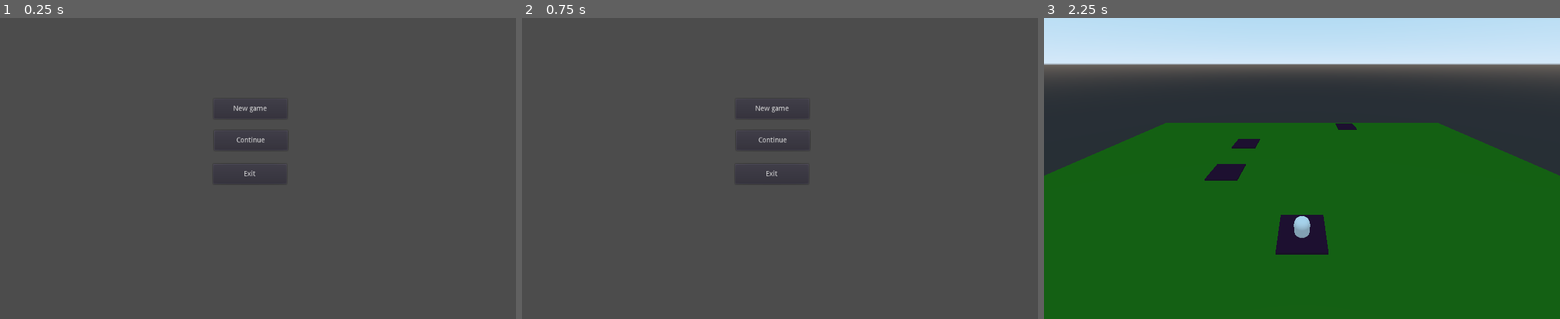
Above: before the commit, frames 1-3 (left to right).
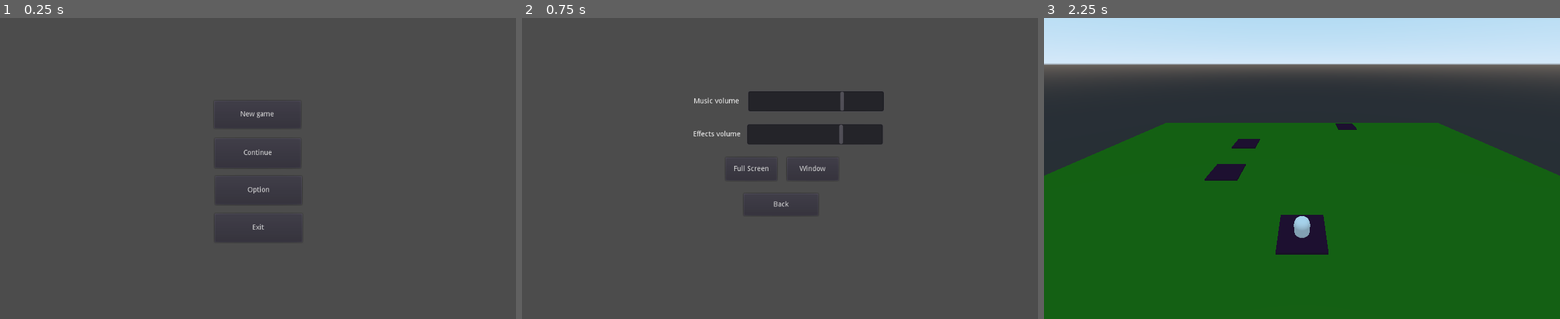
Above: after the commit, the same moments.

Repository: tpgame-spbstu/Tabletop-roguelike
Game: Godot game, scene res://main_menu.tscn
Two runs of this game, one before a commit and one after it. Both use one fixed random seed, a clock stepped at 60 frames per second and the inputs below.
Inputs (mouse positions are in pixels of both pictures, inside the frame that each line leads up to):
- Up to frame 1 (0.25 s): no input
- Up to frame 2 (0.75 s): click (780, 189) at 0.5 s, where only the run after the commit has a clickable "Option"
- Up to frame 3 (2.25 s): click (1302, 204) at 1.25 s, where only the run after the commit has a clickable "Back"; click "New game" at 2 s

The runs differ from the first frame. In frame 1, 0.4% of the frame differs, in the area x 41-58%, y 29-75%; in frame 2, 3.8%, in the area x 33-71%, y 24-66%; in frame 3, nothing differs.

Commit message:
Добавил меню настроек #59

Diff:
--- /dev/null
+++ b/game_settings.gd
@@ -0,0 +1,20 @@
+extends Node
+
+#Audio
+
+signal change_music_settings
+signal change_effects_settings
+
+var music_value = -15
+var effects_value = -15
+const max_value = 5
+const min_value = -65
+const general_volume = max_value - min_value
+
+func set_music_volume(value):
+	music_value = value/100*general_volume + min_value
+	emit_signal("change_music_settings")
+
+func set_effects_volume(value):
+	effects_value = value/100*general_volume + min_value
+	emit_signal("change_effects_settings")
--- a/main_menu.gd
+++ b/main_menu.gd
@@ -1,4 +1,15 @@
 extends Control
+
+
+func _ready():
+	$main.show()
+	$OptionMenu.hide()
+	$OptionMenu/MusicScroll.value = 70
+	$OptionMenu/EffectsScroll.value = 70
+	$AudioStreamPlayer.playing = true
+	GameSettings.connect("change_music_settings",self, "_on_change_music_value")
+	GameSettings.set_music_volume($OptionMenu/MusicScroll.value)
+	GameSettings.set_effects_volume($OptionMenu/EffectsScroll.value)
 
 
 
@@ -10,20 +21,45 @@
 	var gameConfig = GameLoadManager.generate_new_game()
 	var mapScene = preload("res://map.tscn").instance()
 	self.get_parent().add_child(mapScene)
+	$AudioStreamPlayer.playing = false
+	self.hide()
 	mapScene.initialize(gameConfig)
+	yield(mapScene,"return_to_main_menu")
+	print("ok")
+	mapScene.queue_free()
+	self.show()
+	$AudioStreamPlayer.playing = true
+
+func _on_continue_pressed():
+	var gameConfig = GameLoadManager.load_game()
+	var mapScene = preload("res://map.tscn").instance()
+	self.get_parent().add_child(mapScene)
 	self.hide()
+	mapScene.initialize(gameConfig)
 	yield(mapScene,"return_to_main_menu")
 	print("ok")
 	mapScene.queue_free()
 	self.show()
 
-func _on_continue_pressed():
-	var gameConfig = GameLoadManager.load_game()
-	var mapScene = preload("res://map.tscn").instance()
-	self.get_parent().add_child(mapScene)
-	mapScene.initialize(gameConfig)
-	self.hide()
-	yield(mapScene,"return_to_main_menu")
-	print("ok")
-	mapScene.queue_free()
-	self.show()
+func _on_option_pressed():
+	$main.hide()
+	$OptionMenu.show()
+
+func _on_back_pressed():
+	$main.show()
+	$OptionMenu.hide()
+
+func _on_fullscreen_pressed():
+	OS.set_window_fullscreen(true)
+
+func _on_windscreen_pressed():
+	OS.set_window_fullscreen(false)
+
+func _on_music_scrolling():
+	GameSettings.set_music_volume($OptionMenu/MusicScroll.value)
+
+func _on_effects_scrolling():
+	GameSettings.set_effects_volume($OptionMenu/EffectsScroll.value)
+
+func _on_change_music_value():
+	$AudioStreamPlayer.volume_db = GameSettings.music_value
--- a/main_menu.tscn
+++ b/main_menu.tscn
@@ -5,35 +5,183 @@
 [node name="main_menu" type="Control"]
 anchor_right = 1.0
 anchor_bottom = 1.0
+grow_horizontal = 2
+grow_vertical = 2
 script = ExtResource( 1 )
 __meta__ = {
 "_edit_use_anchors_": false
 }
 
-[node name="NewGame" type="Button" parent="."]
-margin_left = 424.0
-margin_top = 161.0
-margin_right = 570.0
-margin_bottom = 201.0
+[node name="main" type="Control" parent="."]
+visible = false
+anchor_right = 1.003
+anchor_bottom = 1.005
+margin_right = -0.0720215
+__meta__ = {
+"_edit_use_anchors_": false
+}
+
+[node name="NewGame" type="Button" parent="main"]
+anchor_left = 0.5
+anchor_top = 0.5
+anchor_right = 0.5
+anchor_bottom = 0.5
+margin_left = -88.5
+margin_top = -136.5
+margin_right = 83.5
+margin_bottom = -81.5
 text = "New game"
 __meta__ = {
 "_edit_use_anchors_": false
 }
 
-[node name="Exit" type="Button" parent="."]
-margin_left = 423.0
-margin_top = 291.0
-margin_right = 569.0
-margin_bottom = 331.0
+[node name="Continue" type="Button" parent="main"]
+anchor_left = 0.5
+anchor_top = 0.5
+anchor_right = 0.5
+anchor_bottom = 0.5
+margin_left = -87.5
+margin_top = -61.5
+margin_right = 83.5
+margin_bottom = -2.5
+text = "Continue"
+__meta__ = {
+"_edit_use_anchors_": false
+}
+
+[node name="Exit" type="Button" parent="main"]
+anchor_left = 0.5
+anchor_top = 0.5
+anchor_right = 0.5
+anchor_bottom = 0.5
+margin_left = -87.5
+margin_top = 88.5
+margin_right = 86.5
+margin_bottom = 145.5
 text = "Exit"
 
-[node name="Continue" type="Button" parent="."]
-margin_left = 425.0
-margin_top = 224.0
-margin_right = 571.0
-margin_bottom = 264.0
-text = "Continue"
+[node name="Option" type="Button" parent="main"]
+anchor_left = 0.5
+anchor_top = 0.5
+anchor_right = 0.5
+anchor_bottom = 0.5
+margin_left = -86.5
+margin_top = 13.5
+margin_right = 85.5
+margin_bottom = 70.5
+text = "Option"
 
-[connection signal="pressed" from="NewGame" to="." method="_on_new_game_pressed"]
-[connection signal="pressed" from="Exit" to="." method="_on_exit_pressed"]
-[connection signal="pressed" from="Continue" to="." method="_on_continue_pressed"]
+[node name="OptionMenu" type="Control" parent="."]
+anchor_right = 1.0
+anchor_bottom = 1.003
+margin_top = 1.0
+margin_right = -2.0
+margin_bottom = 0.200012
+__meta__ = {
+"_edit_use_anchors_": false
+}
+
+[node name="Back" type="Button" parent="OptionMenu"]
+anchor_left = 0.503
+anchor_top = 0.5
+anchor_right = 0.503
+anchor_bottom = 0.5
+margin_left = -74.066
+margin_top = 48.5
+margin_right = 73.934
+margin_bottom = 92.5
+text = "Back"
+__meta__ = {
+"_edit_use_anchors_": false
+}
+
+[node name="EffectsScroll" type="HScrollBar" parent="OptionMenu"]
+anchor_left = 0.5
+anchor_top = 0.5
+anchor_right = 0.5
+anchor_bottom = 0.5
+margin_left = -65.0
+margin_top = -90.5
+margin_right = 206.0
+margin_bottom = -48.5
+__meta__ = {
+"_edit_use_anchors_": false
+}
+
+[node name="TextLabel" type="RichTextLabel" parent="OptionMenu"]
+anchor_left = 0.5
+anchor_top = 0.5
+anchor_right = 0.5
+anchor_bottom = 0.5
+margin_left = -171.0
+margin_top = -76.5
+margin_right = -73.0
+margin_bottom = -33.5
+text = "Effects volume"
+scroll_active = false
+__meta__ = {
+"_edit_use_anchors_": false
+}
+
+[node name="FullScreen" type="Button" parent="OptionMenu"]
+anchor_left = 0.5
+anchor_top = 0.494
+anchor_right = 0.5
+anchor_bottom = 0.494
+margin_left = -107.0
+margin_top = -19.894
+margin_right = -5.0
+margin_bottom = 26.106
+text = "Full Screen"
+
+[node name="WindScreen" type="Button" parent="OptionMenu"]
+anchor_left = 0.5
+anchor_top = 0.494
+anchor_right = 0.5
+anchor_bottom = 0.494
+margin_left = 15.0
+margin_top = -19.894
+margin_right = 117.0
+margin_bottom = 26.106
+text = "Window"
+
+[node name="MusicScroll" type="HScrollBar" parent="OptionMenu"]
+anchor_left = 0.5
+anchor_top = 0.5
+anchor_right = 0.5
+anchor_bottom = 0.5
+margin_left = -63.0
+margin_top = -156.5
+margin_right = 208.0
+margin_bottom = -114.5
+__meta__ = {
+"_edit_use_anchors_": false
+}
+
+[node name="TextLabel2" type="RichTextLabel" parent="OptionMenu"]
+anchor_left = 0.5
+anchor_top = 0.5
+anchor_right = 0.5
+anchor_bottom = 0.5
+margin_left = -170.0
+margin_top = -142.5
+margin_right = -71.0
+margin_bottom = -99.5
+text = "Music volume"
+scroll_active = false
+__meta__ = {
+"_edit_use_anchors_": false
+}
+
+[node name="AudioStreamPlayer" type="AudioStreamPlayer" parent="."]
+volume_db = -12.984
+
+[connection signal="pressed" from="main/NewGame" to="." method="_on_new_game_pressed"]
+[connection signal="pressed" from="main/Continue" to="." method="_on_continue_pressed"]
+[connection signal="pressed" from="main/Exit" to="." method="_on_exit_pressed"]
+[connection signal="pressed" from="main/Option" to="." method="_on_option_pressed"]
+[connection signal="pressed" from="OptionMenu/Back" to="." method="_on_back_pressed"]
+[connection signal="scrolling" from="OptionMenu/EffectsScroll" to="." method="_on_effects_scrolling"]
+[connection signal="pressed" from="OptionMenu/FullScreen" to="." method="_on_fullscreen_pressed"]
+[connection signal="pressed" from="OptionMenu/WindScreen" to="." method="_on_windscreen_pressed"]
+[connection signal="scrolling" from="OptionMenu/MusicScroll" to="." method="_on_music_scrolling"]
--- a/project.godot
+++ b/project.godot
@@ -30,6 +30,10 @@
 run/main_scene="res://main_menu.tscn"
 config/icon="res://icon.png"
 
+[autoload]
+
+GameSettings="*res://game_settings.gd"
+
 [physics]
 
 common/enable_pause_aware_picking=true
